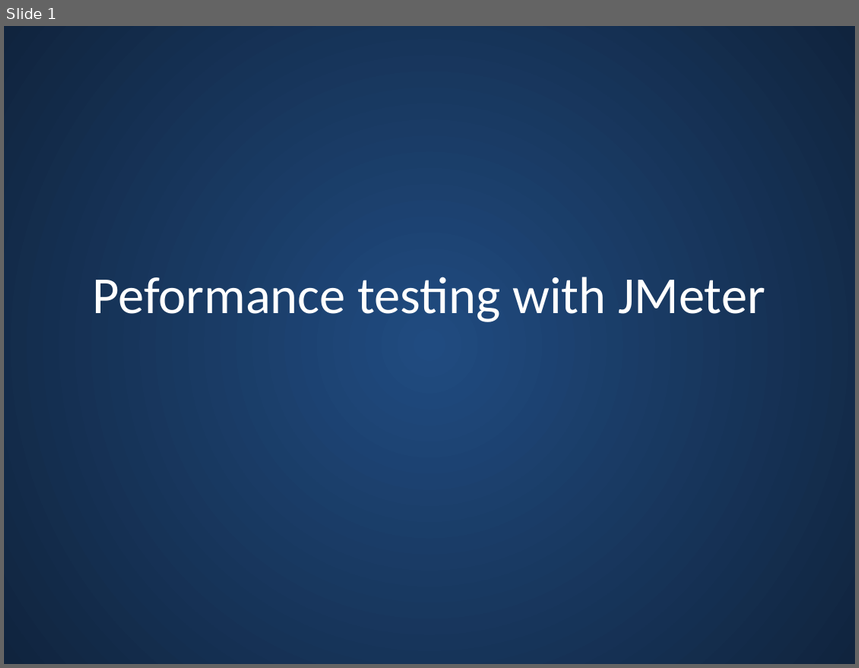
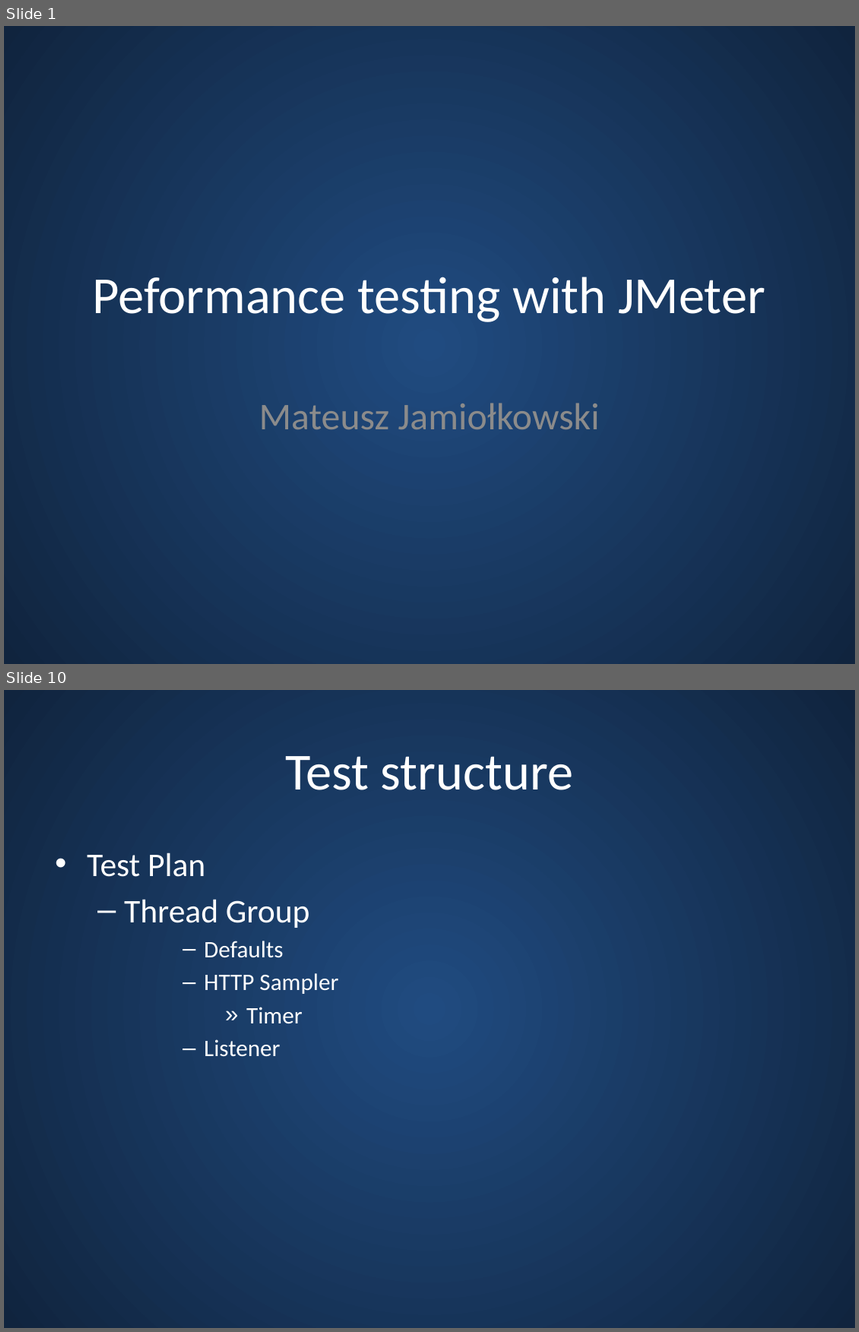
Before and after one commit to m-j/jmeter-demo, a slide deck: presentation/Jmeter-performance-tests.pptx. Shown one above the other, each under a label of ours: slide 1 before the commit, slides 1 and 10 after it; the slides between them are not shown. The pictures are 859x668 and 859x1332 pixels, drawn with LibreOffice and Linux fonts; fonts in the diff are those of the drawing. Boxes give left, top, right and bottom in pixels: in the first picture for what was removed or moved away, otherwise in the second. Text is boxed around its words. In the diff, an @@ line names an element or a change of style, - is before the commit and + after.

```diff
--- a/presentation/Jmeter-performance-tests.pptx
+++ b/presentation/Jmeter-performance-tests.pptx
@@ slide 10 added at (4,690,855,1328), background gradient #204B80 to #0F243E @@
@@ title added at (285,756,573,790), 44 pt, text #FFFFFF @@
+Test structure
@@ text added at (87,853,338,1057), 20 pt, text #FFFFFF @@
+  • Test Plan
+  – Thread Group
+      – Defaults
+      – HTTP Sampler
+        » Timer
+      – Listener
@@ slide 1 changed as well @@
@@ subtitle added at (259,403,600,430), 32 pt, text #8C8C8C @@
+Mateusz Jamiołkowski
```
Also in this commit, not shown: 11 other slides added, 1 slide removed.
